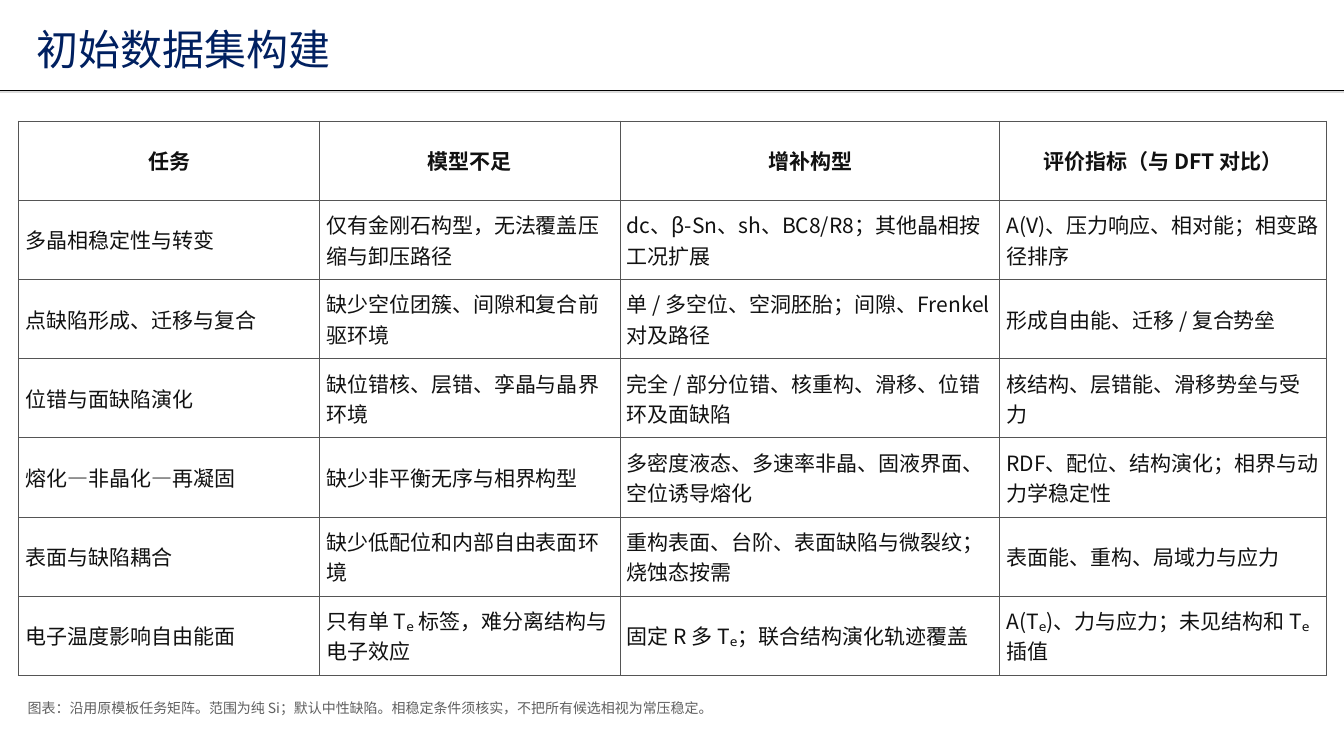
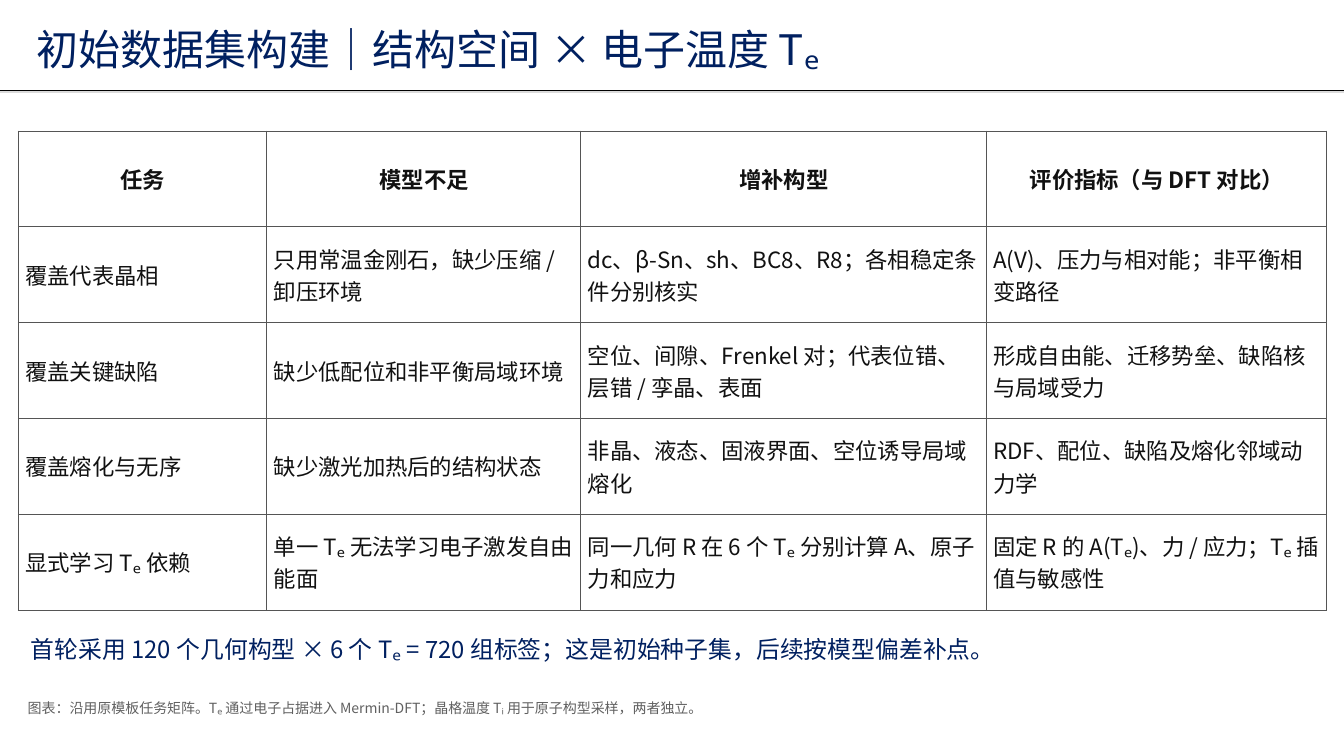
Before and after one commit to Sonnyn207/initial-dataset-configuration, a slide deck: slide 1 of deliverables/Si_Te_Initial_Dataset_5slides.pptx. Drawn at 1344x756 pixels with LibreOffice and Linux fonts; fonts in the diff are those of the drawing. Boxes give left, top, right and bottom in pixels: in the first picture for what was removed or moved away, otherwise in the second. Text is boxed around its words. In the diff, an @@ line names an element or a change of style, - is before the commit and + after.

```diff
--- a/deliverables/Si_Te_Initial_Dataset_5slides.pptx
+++ b/deliverables/Si_Te_Initial_Dataset_5slides.pptx
@@ text at (x1=37, y1=28, x2=820, y2=70): text changed @@
-初始数据集构建
+初始数据集构建｜结构空间 × 电子温度 Tₑ
@@ table at (x1=18, y1=131, x2=1327, y2=610) @@
-row 2: 多晶相稳定性与转变 | 仅有金刚石构型，无法覆盖压缩与卸压路径 | dc、β-Sn、sh、BC8/R8；其他晶相按工况扩展 | A(V)、压力响应、相对能；相变路径排序
-row 3: 点缺陷形成、迁移与复合 | 缺少空位团簇、间隙和复合前驱环境 | 单 / 多空位、空洞胚胎；间隙、Frenkel 对及路径 | 形成自由能、迁移 / 复合势垒
-row 4: 位错与面缺陷演化 | 缺位错核、层错、孪晶与晶界环境 | 完全 / 部分位错、核重构、滑移、位错环及面缺陷 | 核结构、层错能、滑移势垒与受力
-row 5: 熔化—非晶化—再凝固 | 缺少非平衡无序与相界构型 | 多密度液态、多速率非晶、固液界面、空位诱导熔化 | RDF、配位、结构演化；相界与动力学稳定性
-row 6: 表面与缺陷耦合 | 缺少低配位和内部自由表面环境 | 重构表面、台阶、表面缺陷与微裂纹；烧蚀态按需 | 表面能、重构、局域力与应力
-row 7: 电子温度影响自由能面 | 只有单 Tₑ 标签，难分离结构与电子效应 | 固定 R 多 Tₑ；联合结构演化轨迹覆盖 | A(Tₑ)、力与应力；未见结构和 Tₑ 插值
+row 2: 覆盖代表晶相 | 只用常温金刚石，缺少压缩 / 卸压环境 | dc、β-Sn、sh、BC8、R8；各相稳定条件分别核实 | A(V)、压力与相对能；非平衡相变路径
+row 3: 覆盖关键缺陷 | 缺少低配位和非平衡局域环境 | 空位、间隙、Frenkel 对；代表位错、层错 / 孪晶、表面 | 形成自由能、迁移势垒、缺陷核与局域受力
+row 4: 覆盖熔化与无序 | 缺少激光加热后的结构状态 | 非晶、液态、固液界面、空位诱导局域熔化 | RDF、配位、缺陷及熔化邻域动力学
+row 5: 显式学习 Tₑ 依赖 | 单一 Tₑ 无法学习电子激发自由能面 | 同一几何 R 在 6 个 Tₑ 分别计算 A、原子力和应力 | 固定 R 的 A(Tₑ)、力 / 应力；Tₑ 插值与敏感性
@@ table resized from (x1=18, y1=121, x2=1328, y2=676) to (x1=18, y1=131, x2=1327, y2=610) @@
@@ text at (x1=31, y1=638, x2=994, y2=662): text changed; size 10 to 17 pt; text colour #606060 to #002060 @@
-图表：沿用原模板任务矩阵。范围为纯 Si；默认中性缺陷。相稳定条件须核实，不把所有候选相视为常压稳定。
+首轮采用 120 个几何构型 × 6 个 Tₑ = 720 组标签；这是初始种子集，后续按模型偏差补点。
@@ text added at (x1=28, y1=701, x2=702, y2=715), 10 pt, text #606060 @@
+图表：沿用原模板任务矩阵。Tₑ 通过电子占据进入 Mermin-DFT；晶格温度 Tᵢ 用于原子构型采样，两者独立。
```
Also in this commit, not shown: 3 other slides changed, 1 slide added, 1 slide removed, 1 other file.
